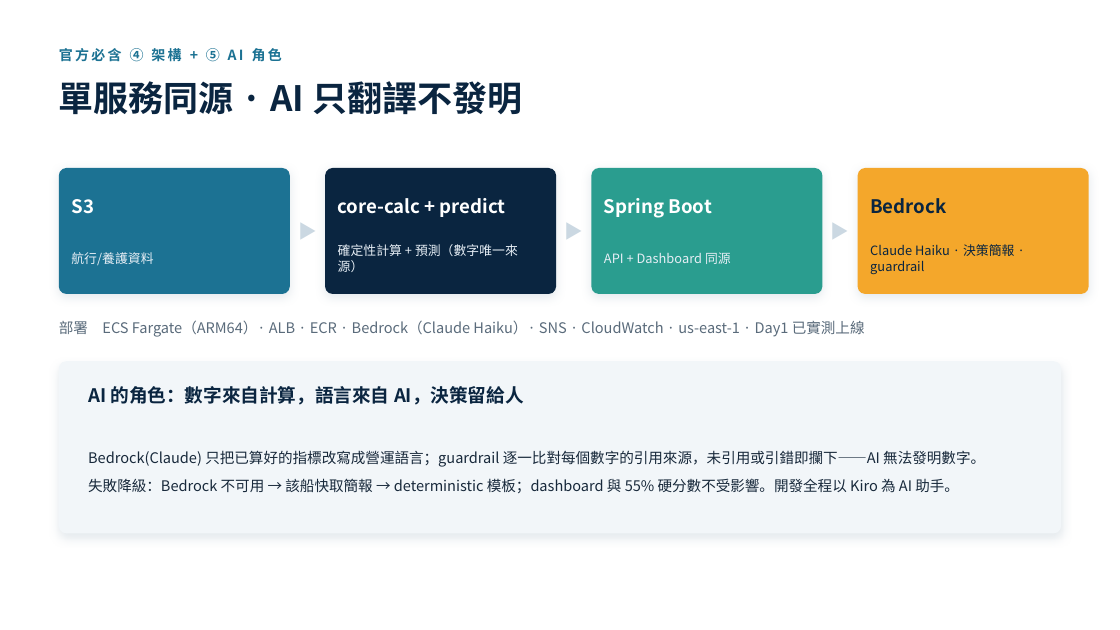
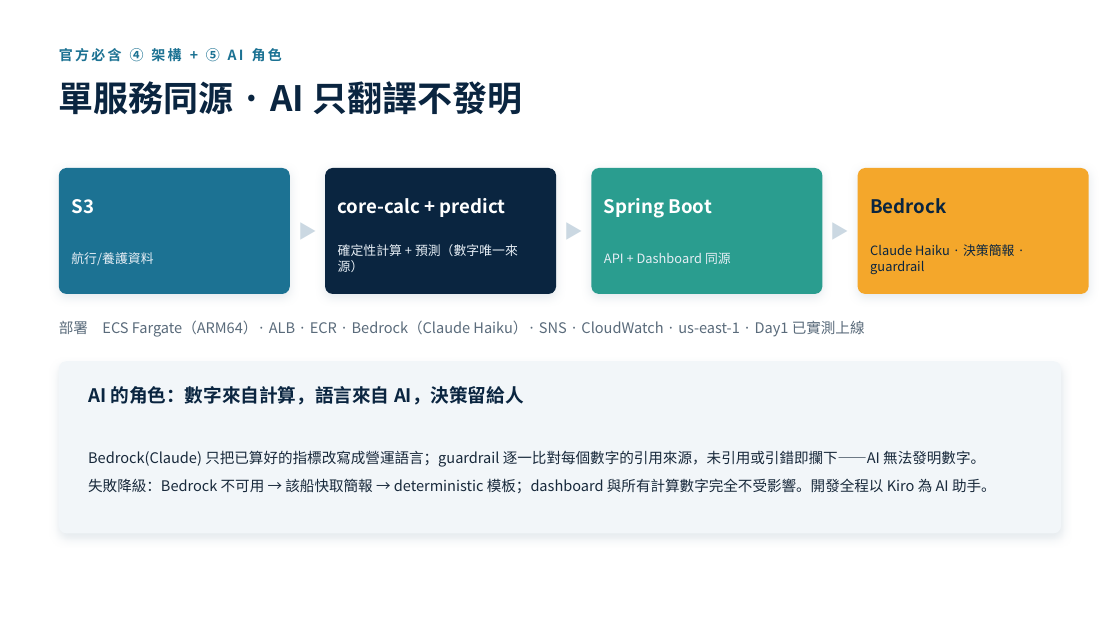
Before and after one commit to wsx5031060310guy/fleetmind-yang-ming-hackathon, a slide deck: slide 10 of apps/api/src/main/resources/static/proposal/fleetmind-proposal-deck.pptx. Drawn at 1120x630 pixels with LibreOffice and Linux fonts; fonts in the diff are those of the drawing. Boxes give left, top, right and bottom in pixels: in the first picture for what was removed or moved away, otherwise in the second. Text is boxed around its words. In the diff, an @@ line names an element or a change of style, - is before the commit and + after.

```diff
--- a/apps/api/src/main/resources/static/proposal/fleetmind-proposal-deck.pptx
+++ b/apps/api/src/main/resources/static/proposal/fleetmind-proposal-deck.pptx
@@ text at <box>88,478,996,493</box>: text changed @@
-失敗降級：Bedrock 不可用 → 該船快取簡報 → deterministic 模板；dashboard 與 55% 硬分數不受影響。開發全程以 Kiro 為 AI 助手。
+失敗降級：Bedrock 不可用 → 該船快取簡報 → deterministic 模板；dashboard 與所有計算數字完全不受影響。開發全程以 Kiro 為 AI 助手。
```
Also in this commit, not shown: 3 other slides changed, 33 other files.
